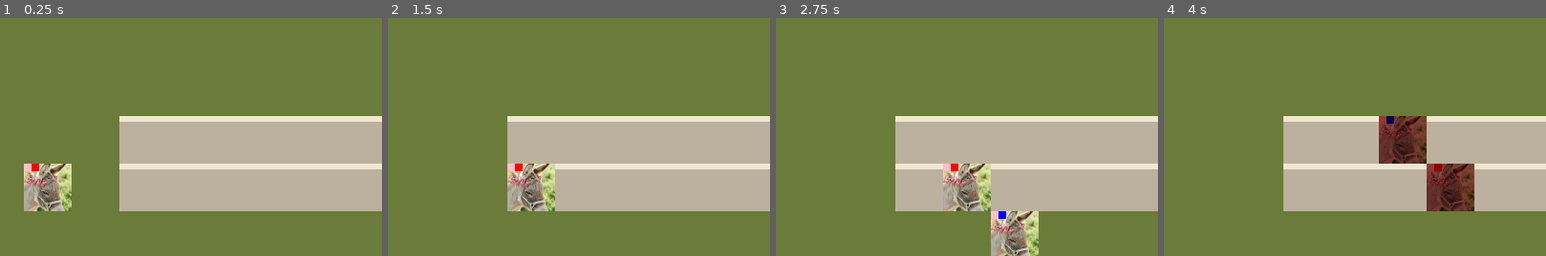
Above: before the commit, frames 1-4 (left to right).
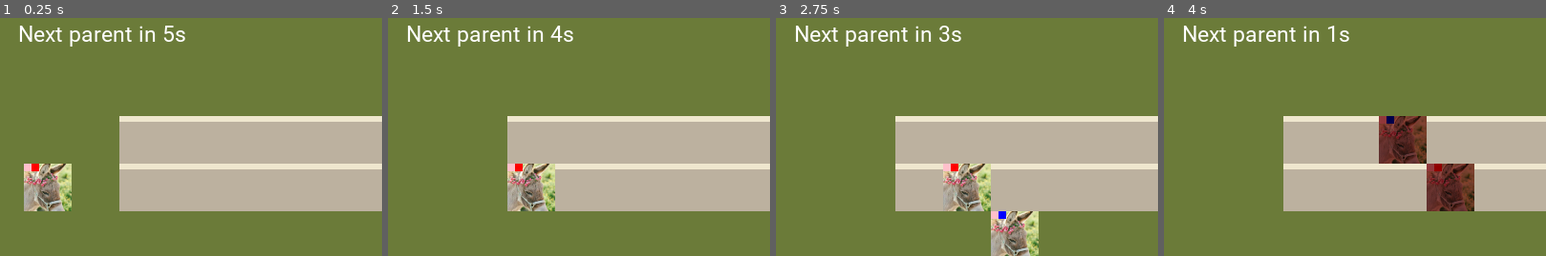
Above: after the commit, the same moments.

Repository: allemansratten/sos
Game: Godot game, scene res://scenes/game.tscn
Same seed, same stepped clock (60 frames per second), same inputs: the game is played once before the commit and once after it.
Inputs (mouse positions are % of the whole screen's width and height, from its top left):
- Up to frame 1 (0.25 s): no input
- Up to frame 2 (1.5 s): tap Enter at 0.5 s; move the mouse to (72, 45) at 0.52 s; click (72, 45) at 0.67 s; tap Space at 1.25 s; move the mouse to (30, 55) at 1.27 s; click (30, 55) at 1.42 s
- Up to frame 3 (2.75 s): move the mouse to (60, 28) at 2.02 s; click (60, 28) at 2.17 s
- Up to frame 4 (4 s): tap Enter at 2.75 s; move the mouse to (45, 70) at 2.77 s; click (45, 70) at 2.92 s; tap Space at 3.5 s; move the mouse to (80, 65) at 3.52 s; click (80, 65) at 3.67 s
The pictures show only the part of the screen within x 0-50%, y 4-54%; the shares and areas given below are measured in that part.

The runs differ from the first frame. In frame 1, 1.1% of the frame differs, in the area x 5-49%, y 3-12%; in frame 2, 1.1%; in frame 3, 1.1%; in frame 4, 1.0%.

Commit message:
automatic partner spawn

Diff:
--- a/scenes/game.tscn
+++ b/scenes/game.tscn
@@ -1,9 +1,14 @@
-[gd_scene load_steps=5 format=2]
+[gd_scene load_steps=7 format=2]
 
+[ext_resource path="res://fonts/Roboto-Regular.ttf" type="DynamicFontData" id=1]
 [ext_resource path="res://scripts/partner_driver.gd" type="Script" id=3]
 [ext_resource path="res://scripts/gamescene_root.gd" type="Script" id=4]
 [ext_resource path="res://scenes/partner.tscn" type="PackedScene" id=5]
 [ext_resource path="res://scenes/Map.tscn" type="PackedScene" id=6]
+
+[sub_resource type="DynamicFont" id=1]
+size = 30
+font_data = ExtResource( 1 )
 
 [node name="GameScene" type="Node2D"]
 script = ExtResource( 4 )
@@ -14,3 +19,11 @@
 [node name="PartnerDriver" type="Node2D" parent="."]
 script = ExtResource( 3 )
 partner_scene = ExtResource( 5 )
+
+[node name="NextPartnerLabel" type="Label" parent="."]
+margin_left = 24.0
+margin_top = 32.0
+margin_right = 64.0
+margin_bottom = 46.0
+custom_fonts/font = SubResource( 1 )
+text = "Next partner:"
--- a/scripts/partner_driver.gd
+++ b/scripts/partner_driver.gd
@@ -1,7 +1,10 @@
 extends Node
 
 export(PackedScene) var partner_scene
+onready var next_partner_label = get_node("/root/GameScene/NextPartnerLabel")
 
+const SPAWN_DELAY = 6
+var spawn_time = SPAWN_DELAY
 
 # Called when the node enters the scene tree for the first time.
 func _ready():
@@ -22,9 +25,20 @@
 		partner.dir_y = -1
 		partner.position.x = 64*5
 		partner.position.y = 64*8
+	else:
+		partner.position.y = 64*(1+randi()%4)
+		partner.dir_x = 1
 
 	add_child(partner)
 
 func game_over(reason):
 	# this relays the game_over call from partner
 	get_parent().game_over(reason)
+
+func _process(delta):
+	spawn_time -= delta
+	if spawn_time <= 0:
+		spawn_time = SPAWN_DELAY
+		spawn_partner()
+
+	next_partner_label.text = "Next parent in " + str(int(spawn_time)) + "s"
